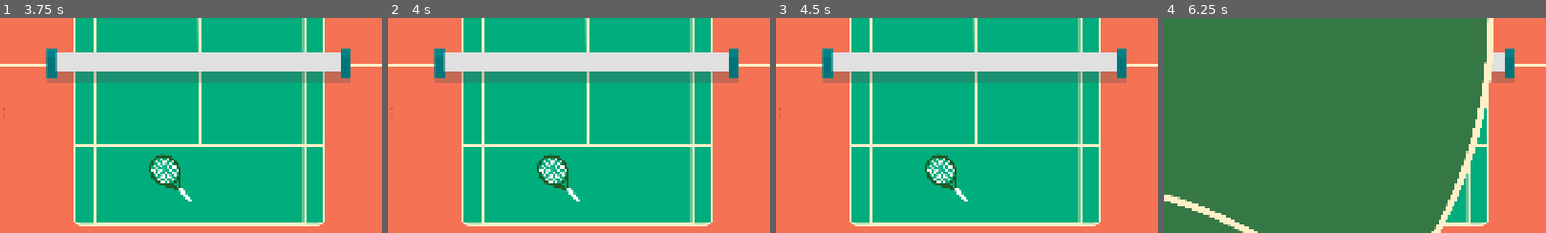
Above: before the commit, frames 1-4 (left to right).
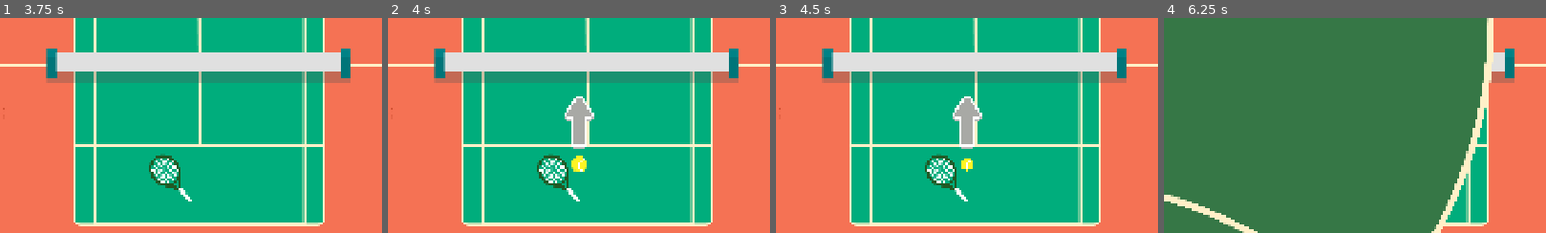
Above: after the commit, the same moments.

Repository: VeryKoolGames/ace_electromenager
Game: Godot game, scene res://Assets/Scenes/Main/start_menu.tscn
Two runs of this game, one before a commit and one after it. Both use one fixed random seed, a clock stepped at 60 frames per second and the inputs below.
Inputs (mouse positions are % of the whole screen's width and height, from its top left):
- Up to frame 1 (3.75 s): click (50, 68) at 0.5 s; click (50, 68) at 1.25 s; move the mouse to (72, 45) at 2.02 s; press the mouse at (72, 45) at 2.03 s; move the mouse to (30, 55) at 2.77 s; release the mouse at (30, 55) at 2.78 s; click (30, 55) at 2.85 s; move the mouse to (60, 28) at 3.52 s; press the mouse at (60, 28) at 3.53 s
- Up to frame 2 (4 s): no input
- Up to frame 3 (4.5 s): move the mouse to (45, 70) at 4.27 s; release the mouse at (45, 70) at 4.28 s; click (45, 70) at 4.35 s
- Up to frame 4 (6.25 s): move the mouse to (80, 65) at 5.02 s; press the mouse at (80, 65) at 5.03 s; release the mouse at (80, 65) at 5.75 s; click (6, 91) at 5.75 s
The pictures show only the part of the screen within x 24-74%, y 50-100%; the shares and areas given below are measured in that part.

Frame 1 is identical in both runs. In frame 2, 1.4% of the frame differs, in the area x 46-54%, y 36-72%; in frame 3, 1.3%; in frame 4, nothing differs.

Commit message:
fix tutorial

Diff:
--- a/Assets/Materials/shoot_particles.tres
+++ b/Assets/Materials/shoot_particles.tres
@@ -9,10 +9,12 @@
 
 [resource]
 resource_local_to_scene = true
+particle_flag_disable_z = true
 direction = Vector3(0, 1, 0)
 spread = 60.0
 initial_velocity_min = 120.0
 initial_velocity_max = 180.0
+gravity = Vector3(0, 98, 0)
 damping_max = 2.89
 scale_min = 0.6
 scale_max = 0.8
--- a/Assets/Scenes/Main/main.tscn
+++ b/Assets/Scenes/Main/main.tscn
@@ -882,9 +882,9 @@
 anchors_preset = -1
 anchor_top = 1.0
 anchor_bottom = 1.0
+offset_left = 67.0
 offset_top = -448.0
-offset_right = 646.0
-offset_left = 67.0
+offset_right = 713.0
 grow_vertical = 0
 theme_override_constants/separation = 0
 alignment = 1
--- a/Assets/Scenes/Main/tutorial.tscn
+++ b/Assets/Scenes/Main/tutorial.tscn
@@ -19,7 +19,6 @@
 [ext_resource type="FontFile" uid="uid://bo5oa4tksb3yi" path="res://Assets/Fonts/Dienstag_BlackItalic.otf" id="23_t1e88"]
 [ext_resource type="Texture2D" uid="uid://cjld02n6rulqs" path="res://Assets/sprites/Pannel1.png" id="27_jlixy"]
 [ext_resource type="Script" uid="uid://b3elnfvlugmuk" path="res://Assets/Scripts/Globals/tutorial_ui.gd" id="29_6rwrp"]
-[ext_resource type="Script" uid="uid://dqf24e5p7812r" path="res://Assets/Scripts/camera.gd" id="29_o7e8p"]
 [ext_resource type="Resource" uid="uid://3go6chxms7sw" path="res://Assets/Resources/TutorialDialogue1.tres" id="30_paycb"]
 [ext_resource type="Script" uid="uid://d315g88q7180c" path="res://Assets/Scripts/Components/scale_on_destroy_component.gd" id="30_wu0vg"]
 [ext_resource type="Resource" uid="uid://c3wngdbaef73w" path="res://Assets/Resources/TutorialDialogue2.tres" id="31_wu0vg"]
@@ -578,10 +577,7 @@
 layout_mode = 1
 anchors_preset = 10
 anchor_right = 1.0
-offset_left = -3000.0
-offset_top = 500.0
-offset_right = -3000.0
-offset_bottom = 611.0
+offset_bottom = 111.0
 grow_horizontal = 2
 pivot_offset = Vector2(960, 55.5)
 theme_override_constants/margin_left = 0
@@ -610,4 +606,3 @@
 
 [node name="Camera2D" type="Camera2D" parent="."]
 anchor_mode = 0
-script = ExtResource("29_o7e8p")
--- /dev/null
+++ b/Assets/Scenes/P_ChargeEffect.tscn
@@ -0,0 +1,41 @@
+[gd_scene load_steps=5 format=3 uid="uid://cpj3mm3c3q5a6"]
+
+[ext_resource type="Texture2D" uid="uid://c1s5gv6dvyx7e" path="res://Assets/sprites/SP_Etincelle.png" id="1_iobrf"]
+
+[sub_resource type="Curve" id="Curve_fudof"]
+_data = [Vector2(0, 0), 0.0, 0.0, 0, 0, Vector2(0.078534, 1), 0.0, 0.0, 0, 0, Vector2(0.111693, 1), 0.0, 0.0, 0, 0, Vector2(1, 0), 0.0, 0.0, 0, 0]
+point_count = 4
+
+[sub_resource type="CurveTexture" id="CurveTexture_dr7jk"]
+curve = SubResource("Curve_fudof")
+
+[sub_resource type="ParticleProcessMaterial" id="ParticleProcessMaterial_i1os8"]
+particle_flag_align_y = true
+particle_flag_disable_z = true
+emission_shape = 6
+emission_ring_axis = Vector3(0, 0, 1)
+emission_ring_height = 1.0
+emission_ring_radius = 163.97
+emission_ring_inner_radius = 160.0
+emission_ring_cone_angle = 90.0
+inherit_velocity_ratio = -1.087
+spread = 180.0
+orbit_velocity_min = -0.129
+orbit_velocity_max = -0.00499991
+radial_velocity_min = -150.0
+radial_velocity_max = -150.0
+gravity = Vector3(0, 0, 0)
+scale_min = 0.6
+scale_max = 0.6
+scale_curve = SubResource("CurveTexture_dr7jk")
+color = Color(0.466181, 0.466181, 0.466181, 0.356863)
+turbulence_noise_strength = 0.3
+turbulence_noise_scale = 9.694
+
+[node name="Particule_Charge" type="Node2D"]
+
+[node name="GPUParticles2D" type="GPUParticles2D" parent="."]
+amount = 11
+texture = ExtResource("1_iobrf")
+lifetime = 1.25
+process_material = SubResource("ParticleProcessMaterial_i1os8")
--- /dev/null
+++ b/Assets/Scenes/P_SmokeEffect.tscn
@@ -0,0 +1,51 @@
+[gd_scene load_steps=5 format=3 uid="uid://cppp2buatxiht"]
+
+[ext_resource type="Texture2D" uid="uid://bqu81cje3ht2t" path="res://Assets/sprites/SP_Rond.png" id="1_vrsvj"]
+[ext_resource type="Texture2D" uid="uid://c1s5gv6dvyx7e" path="res://Assets/sprites/SP_Etincelle.png" id="2_fe0hk"]
+
+[sub_resource type="Curve" id="Curve_qk128"]
+_limits = [-360.0, 360.0, 0.0, 1.0]
+_data = [Vector2(0, 102.618), 0.0, 0.0, 0, 0, Vector2(1, -29.0938), -271.644, 0.0, 0, 0]
+point_count = 2
+
+[sub_resource type="Curve" id="Curve_fe0hk"]
+_data = [Vector2(0, 0), 0.0, 0.0, 0, 0, Vector2(0.234303, 1), 0.0, 0.0, 0, 0, Vector2(0.739663, 1), 0.0, 0.0, 0, 0, Vector2(1, 0), 0.0, 0.0, 0, 0]
+point_count = 4
+
+[node name="Particules_Smoke" type="Node2D"]
+
+[node name="Etincelles" type="CPUParticles2D" parent="."]
+position = Vector2(0, -15)
+amount = 3
+texture = ExtResource("2_fe0hk")
+lifetime = 0.85
+lifetime_randomness = 0.2
+emission_shape = 1
+emission_sphere_radius = 21.53
+spread = 48.63
+gravity = Vector2(0, 300)
+initial_velocity_min = 95.07
+initial_velocity_max = 158.05
+angular_velocity_min = -53.95
+angular_velocity_max = 124.5
+angle_min = 1.0
+angle_max = 1.0
+angle_curve = SubResource("Curve_qk128")
+scale_amount_min = 0.1
+scale_amount_max = 0.2
+scale_amount_curve = SubResource("Curve_fe0hk")
+color = Color(1, 0.792157, 0.262745, 1)
+
+[node name="Fumée" type="CPUParticles2D" parent="."]
+amount = 7
+texture = ExtResource("1_vrsvj")
+lifetime = 1.2
+emission_shape = 1
+emission_sphere_radius = 21.53
+gravity = Vector2(0, -104.74)
+damping_min = 4.18
+damping_max = 10.932
+scale_amount_min = 0.2
+scale_amount_max = 0.4
+scale_amount_curve = SubResource("Curve_fe0hk")
+color = Color(0.419608, 0.419608, 0.419608, 1)
--- a/Assets/Scenes/PowerUps/tutorial_power_up_triple_shot.tscn
+++ b/Assets/Scenes/PowerUps/tutorial_power_up_triple_shot.tscn
@@ -6,7 +6,7 @@
 [ext_resource type="Script" uid="uid://d315g88q7180c" path="res://Assets/Scripts/Components/scale_on_destroy_component.gd" id="4_r3xmk"]
 [ext_resource type="Texture2D" uid="uid://63qbcfwhxyb5" path="res://Assets/sprites/Ellipse.png" id="5_4h7q6"]
 [ext_resource type="Texture2D" uid="uid://cojy23d5qo04y" path="res://Assets/sprites/gradient.png" id="6_poar8"]
-[ext_resource type="PackedScene" uid="uid://bn6ovy2c3xmux" path="res://Assets/Scenes/p_item_particle.tscn" id="7_cjmh3"]
+[ext_resource type="PackedScene" uid="uid://bn6ovy2c3xmux" path="res://Assets/Particles/p_item_particle.tscn" id="7_cjmh3"]
 [ext_resource type="Texture2D" uid="uid://d3rdka0i7as8y" path="res://Assets/sprites/ItemIcon_Triple.png" id="8_pejqt"]
 [ext_resource type="Texture2D" uid="uid://crafi13s3n6ns" path="res://Assets/sprites/StarMedium.png" id="9_dwyl2"]
 
--- /dev/null
+++ b/Assets/Scenes/SmokeParticles.tscn
@@ -0,0 +1,50 @@
+[gd_scene load_steps=5 format=3 uid="uid://iicer7465nsy"]
+
+[ext_resource type="Texture2D" uid="uid://c1s5gv6dvyx7e" path="res://Assets/sprites/SP_Etincelle.png" id="1_c40ui"]
+[ext_resource type="Texture2D" uid="uid://bqu81cje3ht2t" path="res://Assets/sprites/SP_Rond.png" id="2_p61qu"]
+
+[sub_resource type="Curve" id="Curve_qk128"]
+_limits = [-360.0, 360.0, 0.0, 1.0]
+_data = [Vector2(0, 102.618), 0.0, 0.0, 0, 0, Vector2(1, -29.0938), -271.644, 0.0, 0, 0]
+point_count = 2
+
+[sub_resource type="Curve" id="Curve_fe0hk"]
+_data = [Vector2(0, 0), 0.0, 0.0, 0, 0, Vector2(0.234303, 1), 0.0, 0.0, 0, 0, Vector2(0.739663, 1), 0.0, 0.0, 0, 0, Vector2(1, 0), 0.0, 0.0, 0, 0]
+point_count = 4
+
+[node name="Particules_Smoke" type="Node2D"]
+
+[node name="Etincelles" type="CPUParticles2D" parent="."]
+position = Vector2(0, -15)
+amount = 5
+texture = ExtResource("1_c40ui")
+lifetime = 0.7
+preprocess = 0.7
+emission_shape = 1
+emission_sphere_radius = 21.53
+spread = 48.63
+gravity = Vector2(0, 300)
+initial_velocity_min = 178.67
+initial_velocity_max = 190.2
+angular_velocity_min = -53.95
+angular_velocity_max = 124.5
+angle_min = 1.0
+angle_max = 1.0
+angle_curve = SubResource("Curve_qk128")
+scale_amount_min = 0.1
+scale_amount_max = 0.2
+scale_amount_curve = SubResource("Curve_fe0hk")
+color = Color(1, 0.792157, 0.262745, 1)
+
+[node name="Fumée" type="CPUParticles2D" parent="."]
+amount = 7
+texture = ExtResource("2_p61qu")
+lifetime = 1.2
+speed_scale = 0.6
+emission_shape = 1
+emission_sphere_radius = 21.53
+gravity = Vector2(0, -150)
+scale_amount_min = 0.2
+scale_amount_max = 0.4
+scale_amount_curve = SubResource("Curve_fe0hk")
+color = Color(0.419608, 0.419608, 0.419608, 1)
--- /dev/null
+++ b/Assets/Scenes/p_item_particle.tscn
@@ -0,0 +1,12 @@
+[gd_scene load_steps=3 format=3 uid="uid://bidl2d25kxyk8"]
+
+[ext_resource type="Texture2D" uid="uid://xg3tjrk4v5pe" path="res://Assets/sprites/round.png" id="1_4pto4"]
+[ext_resource type="Material" uid="uid://bus8ys0w0jw0e" path="res://Assets/Materials/p_item_particle.tres" id="2_g4vx6"]
+
+[node name="P_ItemParticle" type="Node2D"]
+
+[node name="GPUParticles2D" type="GPUParticles2D" parent="."]
+amount = 10
+texture = ExtResource("1_4pto4")
+lifetime = 2.11
+process_material = ExtResource("2_g4vx6")
--- a/Assets/Scripts/Tutorial/tutorial_manager.gd
+++ b/Assets/Scripts/Tutorial/tutorial_manager.gd
@@ -19,6 +19,7 @@
 
 func start_game() -> void:
 	GameState.set_tutorial_mode()
+	Events.on_game_started.emit()
 	tutorial_ui.show_tutorial_pannel()
 
 func on_tutorial_progressed() -> void:
--- a/Assets/Scripts/UI/end_game_ui.gd
+++ b/Assets/Scripts/UI/end_game_ui.gd
@@ -30,6 +30,7 @@
 	TransitionManager.play_transition(TransitionManager.MainScenesEnum.GAME)
 
 func on_leaderboard_button_clicked() -> void:
+
 	TransitionManager.play_transition(TransitionManager.MainScenesEnum.LEADERBOARD)
 
 func show_best_score_rect() -> void:
Not shown: 1 places in Assets/Scenes/Main/tutorial.tscn that only renumber resources
